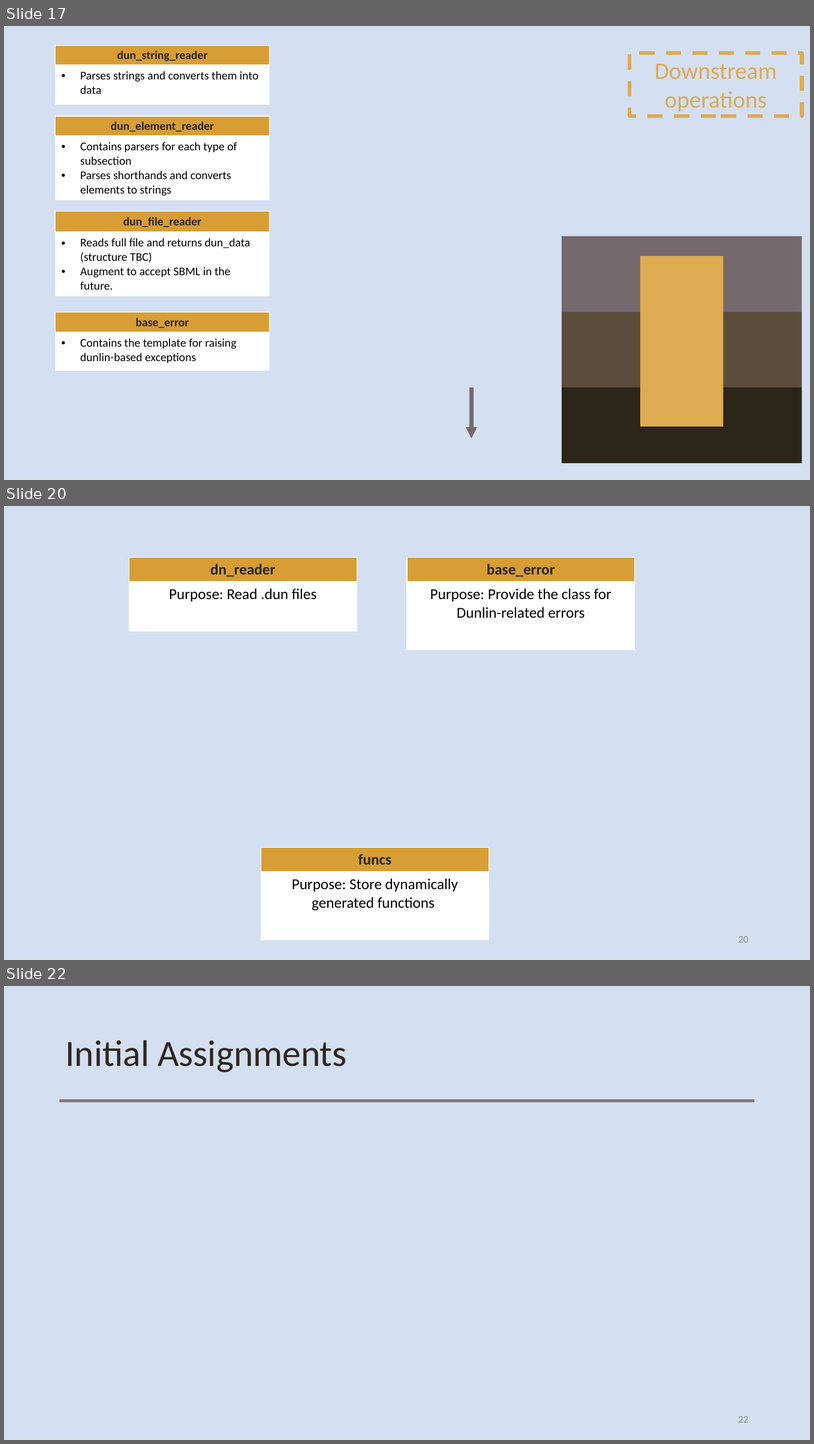
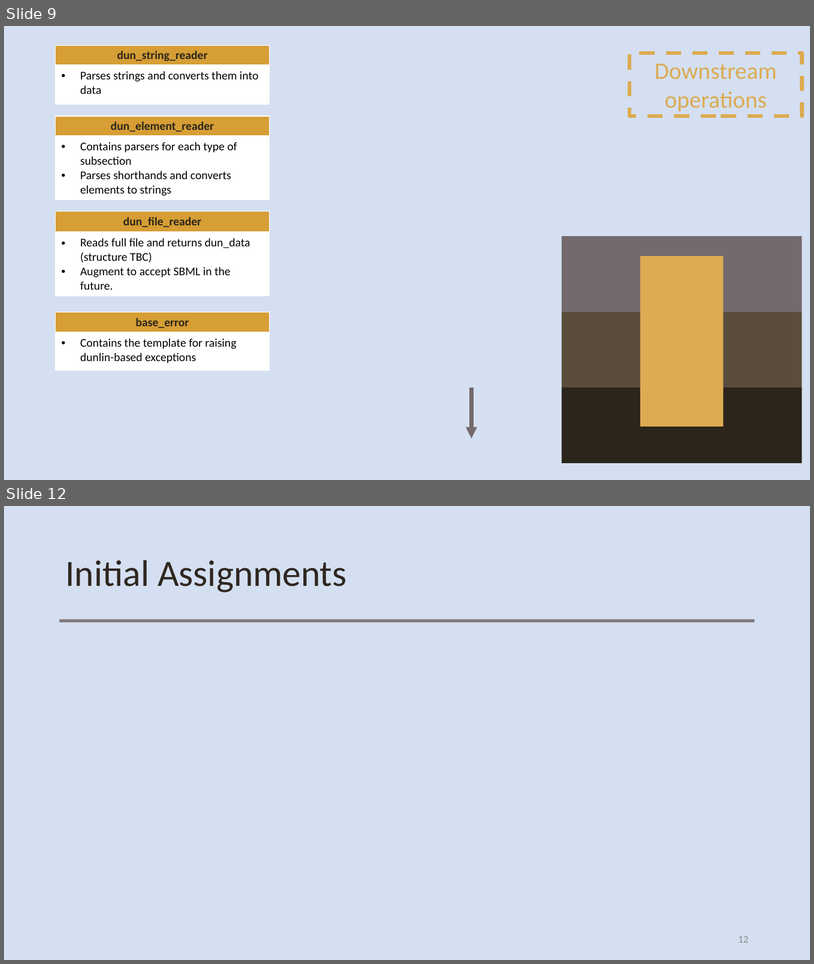
Before and after one commit to russellnjk/dunlin, a slide deck: dunlin_about.pptx. Shown one above the other, each under a label of ours: slides 17, 20 and 22 before the commit, slides 9 and 12 after it; the slides between them are not shown. The pictures are 814x1444 and 814x964 pixels, drawn with LibreOffice and Linux fonts; fonts in the diff are those of the drawing. Boxes give left, top, right and bottom in pixels: in the first picture for what was removed or moved away, otherwise in the second. Text is boxed around its words. In the diff, an @@ line names an element or a change of style, - is before the commit and + after.

Commit message:
New dun reader

```diff
--- a/dunlin_about.pptx
+++ b/dunlin_about.pptx
@@ slide 20 removed at box(4, 506, 810, 960), background #D4DFF1 @@
@@ table removed at box(129, 558, 357, 631), 3 rows, 1 columns @@
-dn_reader
-Purpose: Read .dun files
-
@@ table removed at box(408, 558, 636, 649), 3 rows, 1 columns @@
-base_error
-Purpose: Provide the class for Dunlin-related errors
-
@@ table removed at box(261, 847, 489, 939), 3 rows, 1 columns @@
-funcs
-Purpose: Store dynamically generated functions
-
@@ page number removed at box(738, 936, 749, 942) @@
-20
@@ what was slide 17 is now slide 9 @@
@@ what was slide 22 is now slide 12 @@
@@ page number at box(738, 936, 749, 942): text changed @@
-22
+12
```
Also in this commit, not shown: 3 slides changed, 2 other slides removed, 27 other files.
